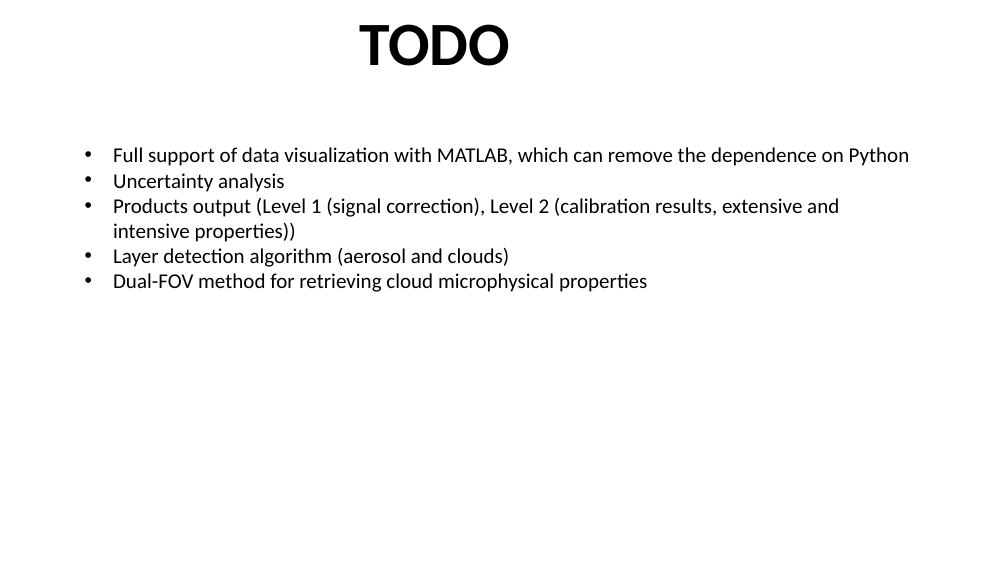
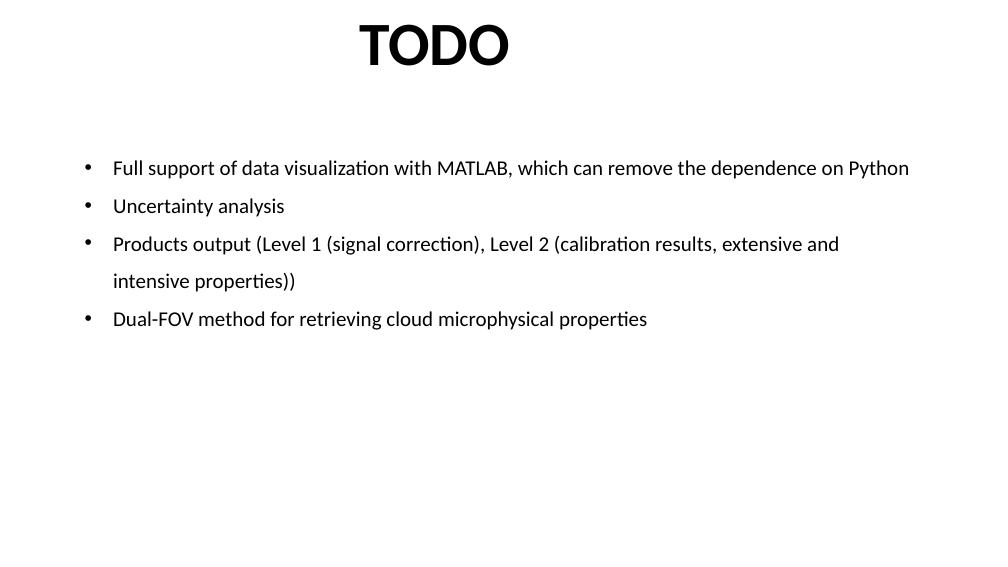
Before and after one commit to PollyNET/Pollynet_Processing_Chain, a slide deck: slide 21 of doc/Pollynet_Processing_Chain.pptx (slide 18 before the commit). Drawn at 1008x567 pixels with LibreOffice and Linux fonts; fonts in the diff are those of the drawing; background and template pictures are left out. Boxes give left, top, right and bottom in pixels: in the first picture for what was removed or moved away, otherwise in the second. Text is boxed around its words. In the diff, an @@ line names an element or a change of style, - is before the commit and + after.

```diff
--- a/doc/Pollynet_Processing_Chain.pptx
+++ b/doc/Pollynet_Processing_Chain.pptx
@@ text "Full support of data visualization ..." at (113, 160, 910, 330): line spacing 1 to 1.5 @@
@@ text at (113, 248, 509, 267): paragraph removed @@
-• Layer detection algorithm (aerosol and clouds)
```
Also in this commit, not shown: 9 other slides changed, 4 slides added, 1 slide removed, 3 other files.
